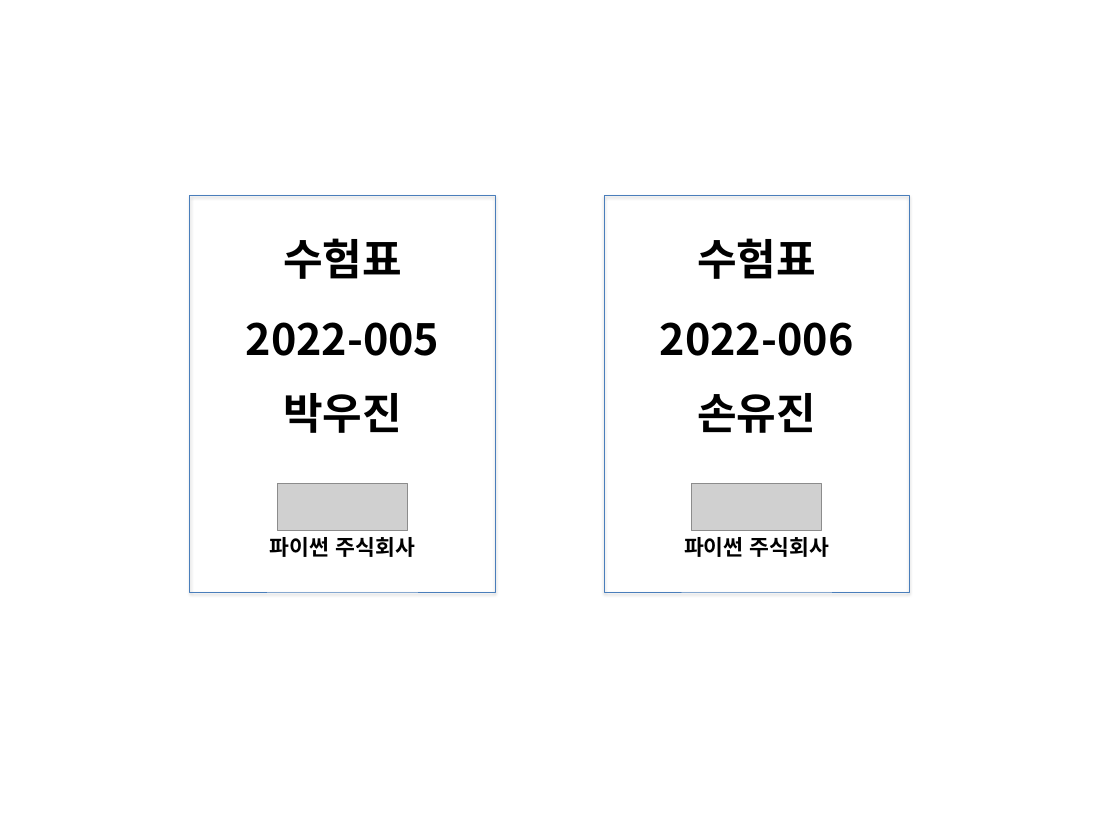
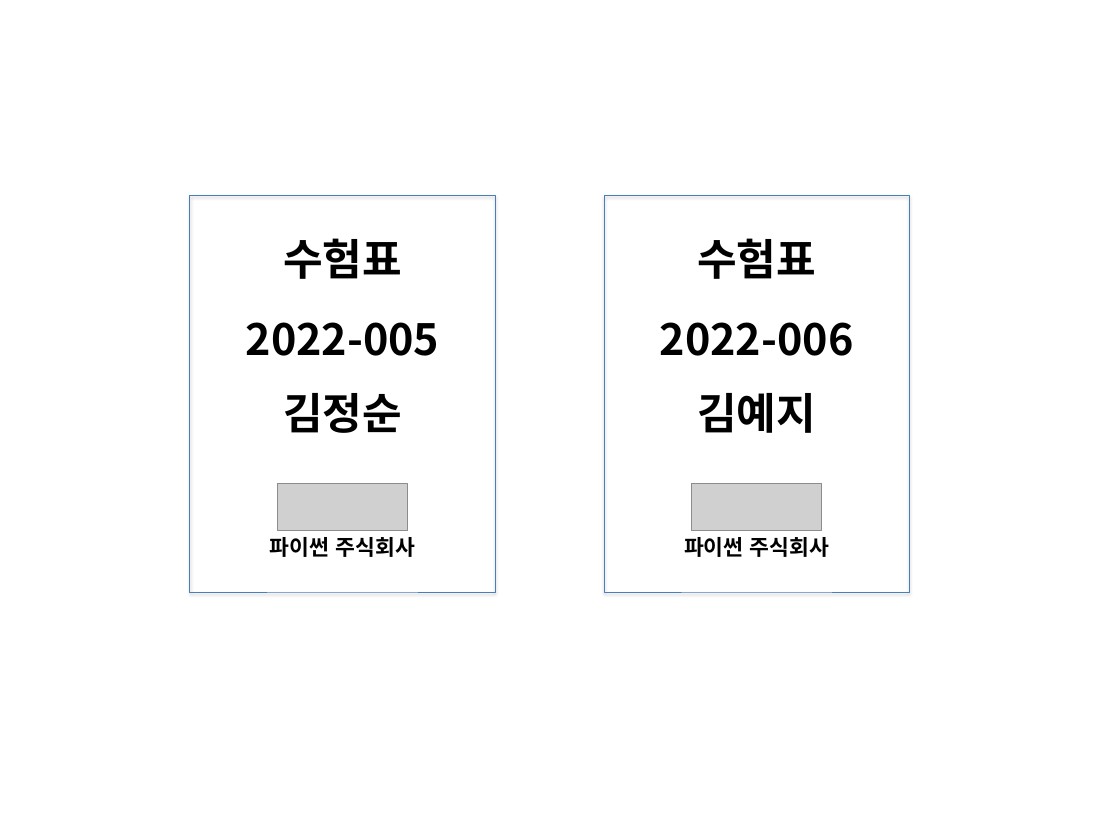
Before and after one commit to devsunset/python-study, a slide deck: slide 4 of examples/source2/5.면접 수험표 만들기/수험표_결과.pptx. Drawn at 1120x840 pixels with LibreOffice and Linux fonts; fonts in the diff are those of the drawing; grey boxes stand for pictures. Boxes give left, top, right and bottom in pixels: in the first picture for what was removed or moved away, otherwise in the second. Text is boxed around its words. In the diff, an @@ line names an element or a change of style, - is before the commit and + after.

```diff
--- a/examples/source2/5.면접 수험표 만들기/수험표_결과.pptx
+++ b/examples/source2/5.면접 수험표 만들기/수험표_결과.pptx
@@ text at [283, 393, 402, 433]: text changed @@
-박우진
+김정순
@@ text at [697, 393, 816, 433]: text changed @@
-손유진
+김예지
```
Also in this commit, not shown: 4 other slides changed, 1 other file.
